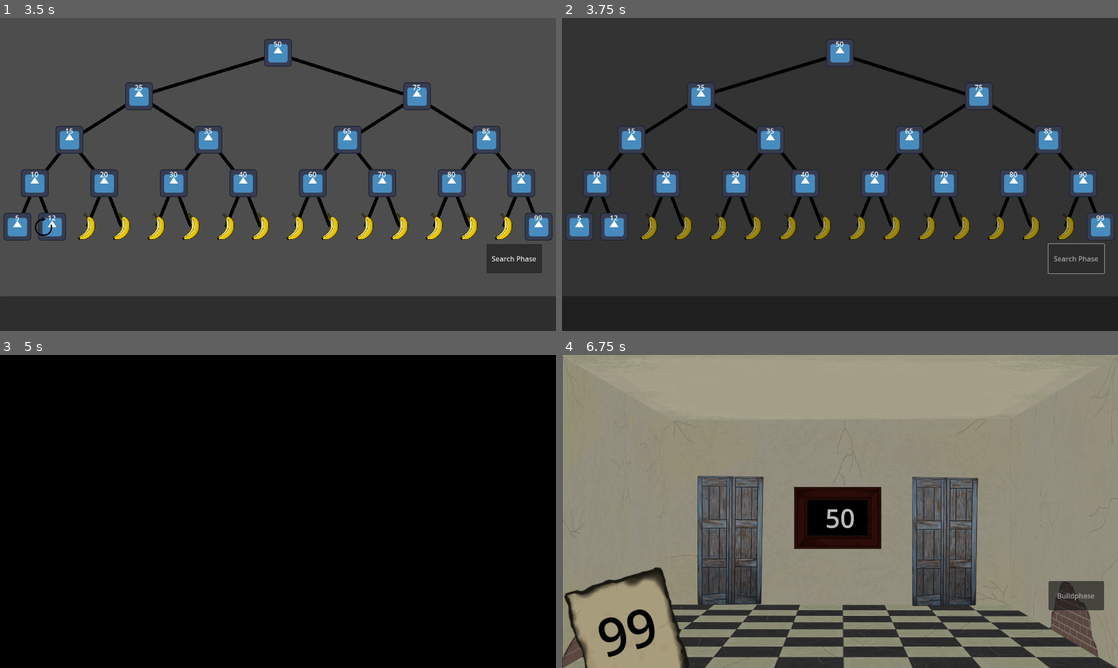
Above: before the commit, frames 1-4 (two rows, left to right).
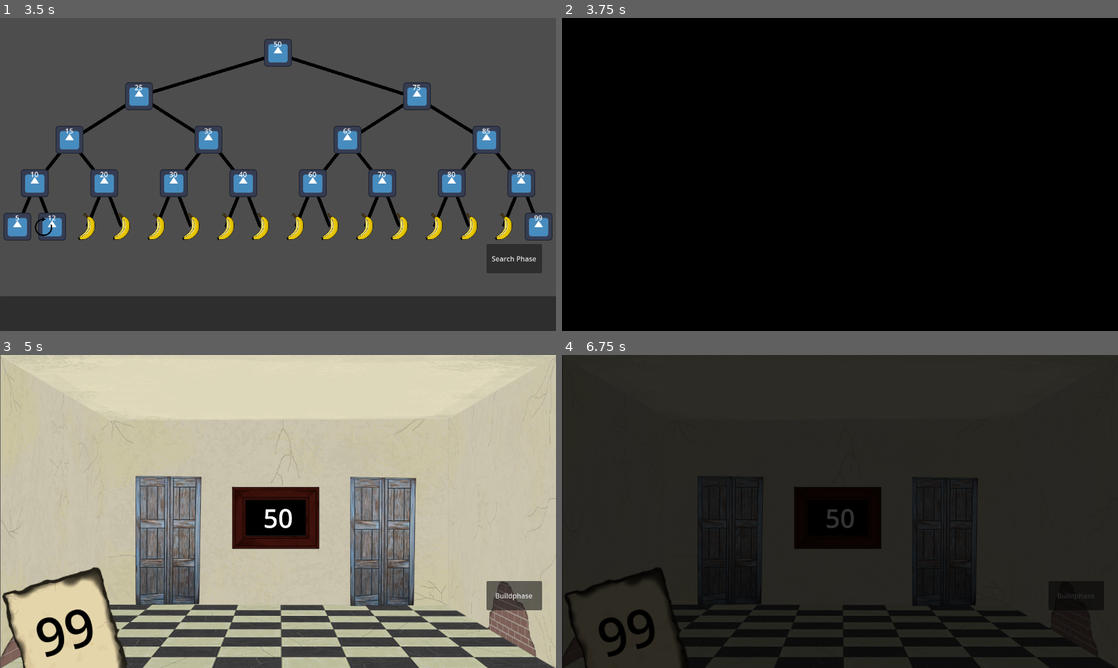
Above: after the commit, the same moments.

Repository: Combativ/AlgoDitTutorial
Game: Godot game, scene res://scenes/main.tscn
Same seed, same stepped clock (60 frames per second), same inputs: the game is played once before the commit and once after it. The engine's default icon, where the game draws it, is replaced by a stand-in: a white triangle on a blue panel in a dark square.
Inputs (mouse positions are in pixels of both pictures, inside the frame that each line leads up to):
- Up to frame 1 (3.5 s): click (216, 183) at 0.52 s; click (266, 183) at 1.25 s; click (16, 312) at 2 s; click (16, 227) at 2.77 s
- Up to frame 2 (3.75 s): click "Search Phase" at 3.5 s
- Up to frame 3 (5 s): move the mouse to (400, 495) at 4.27 s; hold Right (ui_right) from 4.28 s (still down); click (400, 495) at 4.42 s
- Up to frame 4 (6.75 s): release Right (ui_right) at 5 s; drag from (728, 527) to (812, 574) at 5.02 s; move the mouse to (895, 442) at 5.77 s; hold Right (ui_right) 5.78-6.5 s; click (945, 542) at 6.52 s

Frame 1 is identical in both runs. In frame 2, 98% of the frame differs, in the area x 0-100%, y 0-100%; in frame 3, 98%; in frame 4, 97%.

Commit message:
Queue
Das Dialogsystem verarbeitet nun alle Inputs nacheinander (ohne die vorherige Aufgabe zu unterbrechen)

Diff:
--- a/scenes/dialog_system/scripts/dialog_system.gd
+++ b/scenes/dialog_system/scripts/dialog_system.gd
@@ -18,42 +18,69 @@
 var text: String			= ""
 var index: int				= 0
 
+##operations the dialogsystem can execute
+enum Operation {SLIDE_UP, SLIDE_DOWN, WRITE}
+
+##queue of operations that have to be executed
+var operations: Array[Operation] 	= []
+##queue of text that will be written by the write-operation
+var texts: Array[String] 			= []
+
 ##status of the position of the text_box
 enum Mode {DOWN, NEUTRAL, UP}
 
 ####################################################################################################
 #controls the movement of the dialog system
 func _physics_process(delta: float) -> void:
+	if !working && !operations.is_empty():
+		var op: Operation = operations.pop_front()
+		working = true
+		if op == Operation.SLIDE_UP:
+			up = true
+		elif op == Operation.SLIDE_DOWN:
+			down = true
+		elif op == Operation.WRITE:
+			writing = true
+			clear()
+			self.index = 0
+			self.text = texts.pop_front()
+
+		else:
+			working = false
+
 	if up && location != Mode.UP:
 		position.y += speed
 		counter -= speed
 	elif up:
 		up = false
+		working = false
 
 	if up && counter <= 0:
 		counter = distance
 		up = false
 		location += 1
 		working = false
-		#semaphor.post()
 
 	if down && location != Mode.DOWN:
 		position.y -= speed
 		counter -= speed
 	elif down:
 		down = false
+		working = false
 
 	if down && counter <= 0:
 		counter = distance
 		down = false
 		location -= 1
 		working = false
-		#semaphor.post()
+
+	if location == Mode.NEUTRAL:
+		clear()
 
 func _ready() -> void:
-	#SignalBus.picture_right_room.connect(slide_down)
-	#SignalBus.picture_wrong_room.connect(slide_up)
-	#SignalBus.picture_right_room.connect(test)
+	SignalBus.picture_right_room.connect(slide_down)
+	SignalBus.picture_wrong_room.connect(slide_up)
+	SignalBus.picture_right_room.connect(test)
 	pass
 
 func _process(delta: float) -> void:
@@ -62,7 +89,7 @@
 		if self.index == self.text.length()-1:
 			working = false
 			writing = false
-			#semaphor.post()
+
 
 ####################################################################################################
 
@@ -80,15 +107,11 @@
 
 ##slides up the dialog system
 func slide_up() -> void:
-	#semaphor.wait()
-	working = true
-	self.up = true
+	operations.append(Operation.SLIDE_UP)
 
 ##slides down the dialog system
 func slide_down() -> void:
-	#semaphor.wait()
-	working = true
-	self.down = true
+	operations.append(Operation.SLIDE_DOWN)
 
 ##returns the speed value
 func get_speed() -> int:
@@ -114,12 +137,8 @@
 
 ##writes text in text_box with writing animation
 func write(text: String) -> void:
-	#semaphor.wait()
-	working = true
-	writing = true
-	clear()
-	self.text = text
-	self.index = 0
+	operations.append(Operation.WRITE)
+	texts.append(text)
 
 ##writes next character of self.text in text_box
 func write_next() -> void:
@@ -132,3 +151,4 @@
 	print("test linked")
 	var s: String = "hallo, das ist ein Test, wie lange das Schreiben dauert."
 	write(s)
+	write("Das ist alles so viel Spaßßßßßß")
--- a/scenes/main.tscn
+++ b/scenes/main.tscn
@@ -29,3 +29,4 @@
 offset_bottom = 737.0
 color = Color(0, 0, 0, 1)
 script = ExtResource("6_g2gvs")
+darkening_speed = 0.1
--- a/scenes/search_phase/scripts/door.gd
+++ b/scenes/search_phase/scripts/door.gd
@@ -18,9 +18,9 @@
 
 ##sets all textures of this Object to the ones stored in the Controller-class
 func _initialize() -> void:
-	#set_img($"../../Controller".DOOR_IMG_NORMAL)
-	#set_img_hover($"../../Controller".DOOR_IMG_HOVER)
-	#set_img_doorplate($"../../Controller".DOOR_IMG_DOORPLATE)
+	set_img($"../../Controller".DOOR_IMG_NORMAL)
+	set_img_hover($"../../Controller".DOOR_IMG_HOVER)
+	set_img_doorplate($"../../Controller".DOOR_IMG_DOORPLATE)
 	$"DoorNumber/Hitbox & Image".disabled = true
 
 
--- a/scenes/search_phase/scripts/transition_wall.gd
+++ b/scenes/search_phase/scripts/transition_wall.gd
@@ -5,6 +5,9 @@
 signal transition_show_up_done
 signal transition_hide_back_done
 
+##speed, how fast the animation is (without waiting time)
+##intervall: (0,1]
+@export var darkening_speed: float
 
 var b: bool = true
 var sig: bool = false
@@ -29,7 +32,7 @@
 ##makes rectangle transparent
 func add_transparency():
 	if self.modulate.a > 0:
-		self.modulate.a -= 0.03
+		self.modulate.a -= darkening_speed
 		return true
 	else:
 		self.sig = false
@@ -41,7 +44,7 @@
 ##makes rectangle visible
 func sub_transparency():
 	if self.modulate.a < 1:
-		self.modulate.a += 0.03
+		self.modulate.a += darkening_speed
 		return false
 	else:
 		self.sig = false
